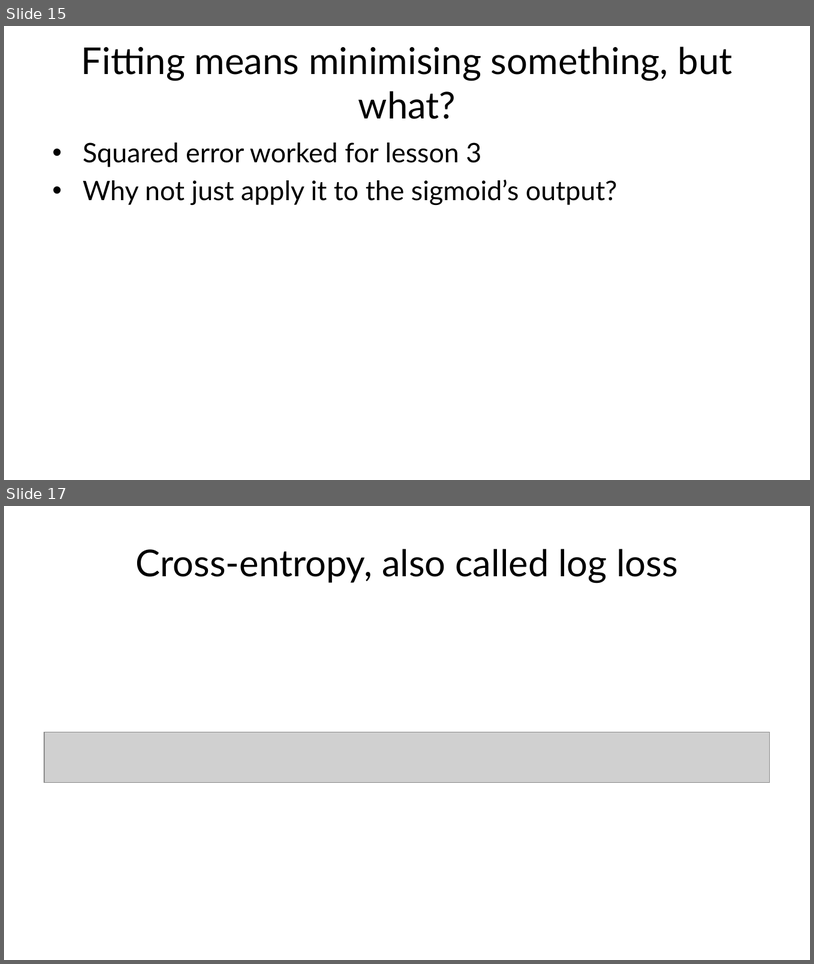
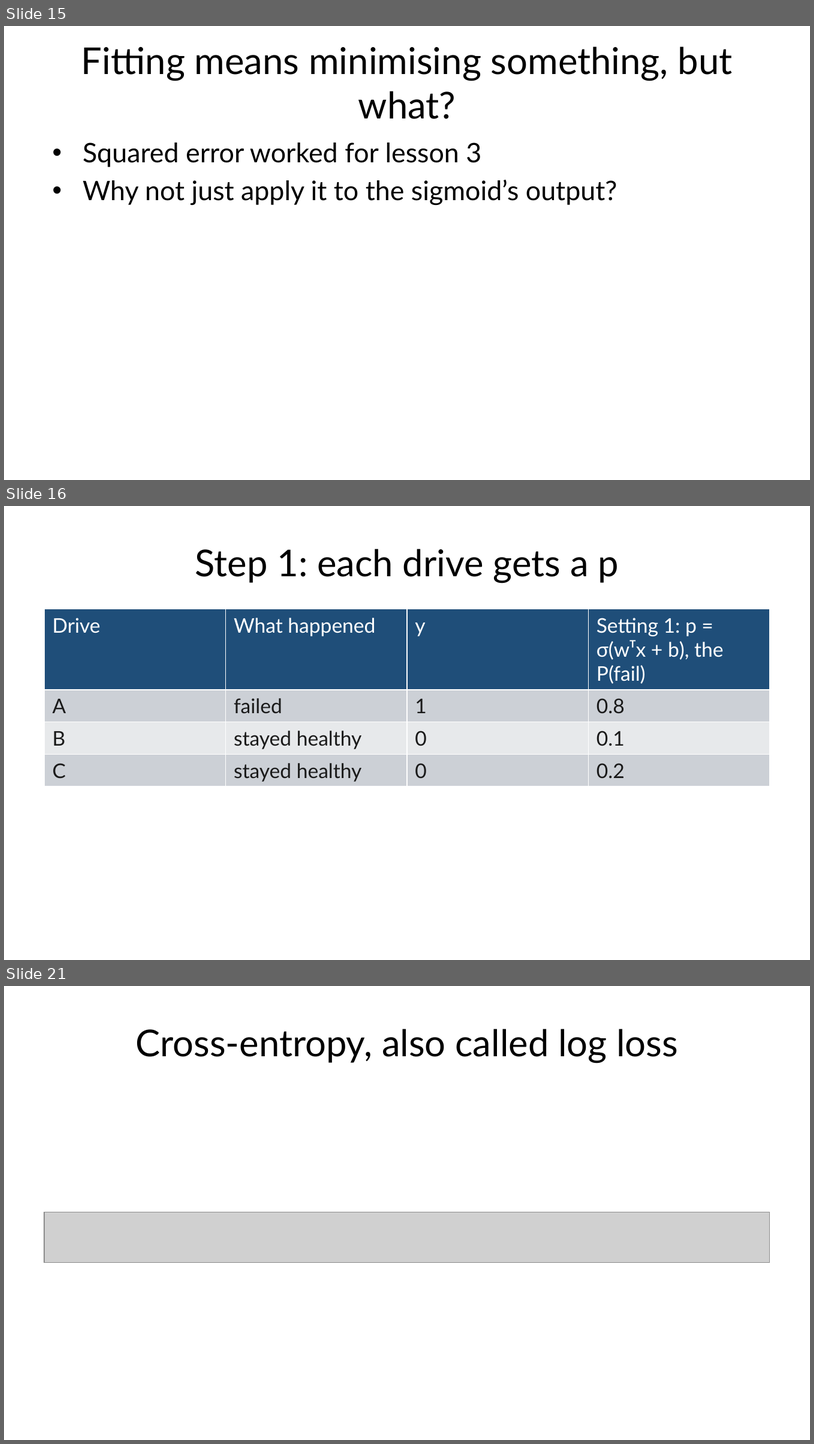
Before and after one commit to fabioantonini/technologies-for-artificial-intelligence, a slide deck: Lessons/04_classification_and_metrics/Slides/classification_and_metrics_slides.pptx. Shown one above the other, each under a label of ours: slides 15 and 17 before the commit, slides 15, 16 and 21 after it; the slides between them are not shown. The pictures are 814x964 and 814x1444 pixels, drawn with LibreOffice and Linux fonts; fonts in the diff are those of the drawing; grey boxes stand for pictures; background and template pictures are left out. Boxes give left, top, right and bottom in pixels: in the first picture for what was removed or moved away, otherwise in the second. Text is boxed around its words. In the diff, an @@ line names an element or a change of style, - is before the commit and + after.

```diff
--- a/Lessons/04_classification_and_metrics/Slides/classification_and_metrics_slides.pptx
+++ b/Lessons/04_classification_and_metrics/Slides/classification_and_metrics_slides.pptx
@@ slide 16 added at [4, 506, 810, 960], background #FFFFFF @@
@@ title added at [195, 549, 618, 583], 33 pt, text #1A1A1A @@
+Step 1: each drive gets a p
@@ table added at [44, 609, 770, 909], 4 rows, 4 columns @@
+Drive | What happened | y | Setting 1: p = σ(wᵀx + b), the P(fail)
+A | failed | 1 | 0.8
+B | stayed healthy | 0 | 0.1
+C | stayed healthy | 0 | 0.2
@@ what was slide 17 is now slide 21 @@
```
Also in this commit, not shown: 4 slides changed, 3 other slides added, 8 other files.
